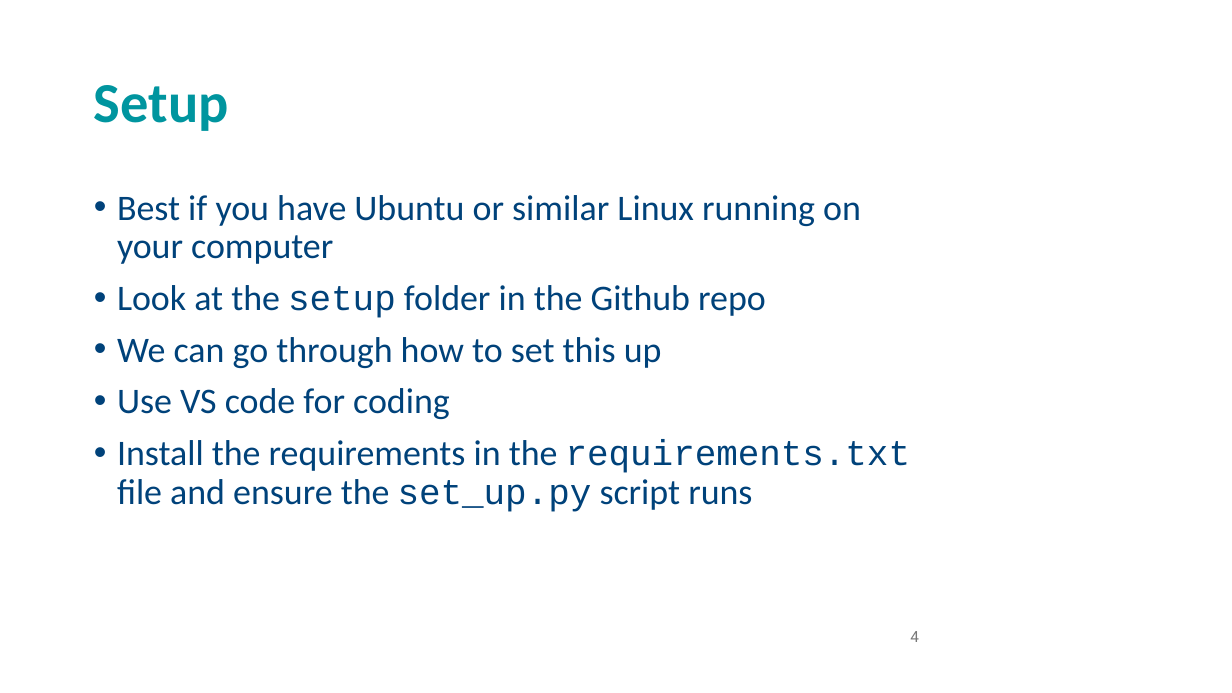
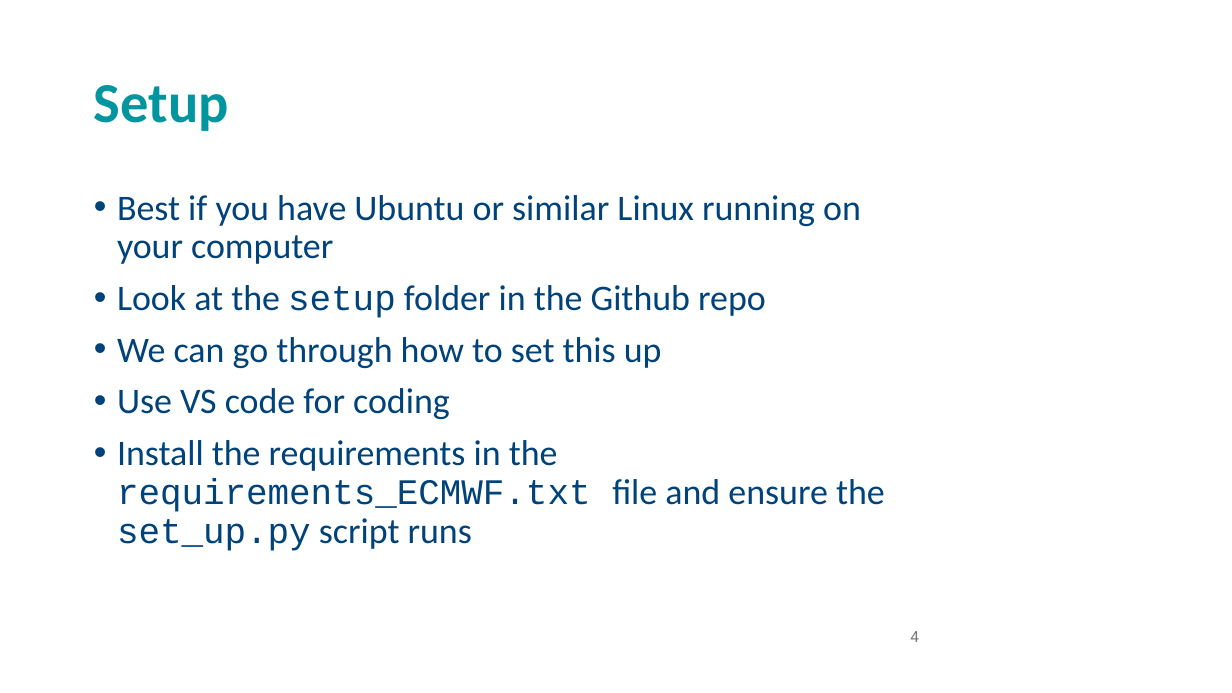
Before and after one commit to andrewcparnell/STAT41130, a slide deck: slide 4 of slides/day 1/D1C1_LR_NNs.pptx. Drawn at 1232x693 pixels with LibreOffice and Linux fonts; fonts in the diff are those of the drawing; background and template pictures are left out. Boxes give left, top, right and bottom in pixels: in the first picture for what was removed or moved away, otherwise in the second. Text is boxed around its words. In the diff, an @@ line names an element or a change of style, - is before the commit and + after.

```diff
--- a/slides/day 1/D1C1_LR_NNs.pptx
+++ b/slides/day 1/D1C1_LR_NNs.pptx
@@ text at (x1=117, y1=440, x2=885, y2=551): text changed @@
-• Install the requirements in the requirements.txt file and ensure the set_up.py script runs
+• Install the requirements in the requirements_ECMWF.txt file and ensure the set_up.py script runs
```
Also in this commit, not shown: 8 other slides changed, 7 other files.
